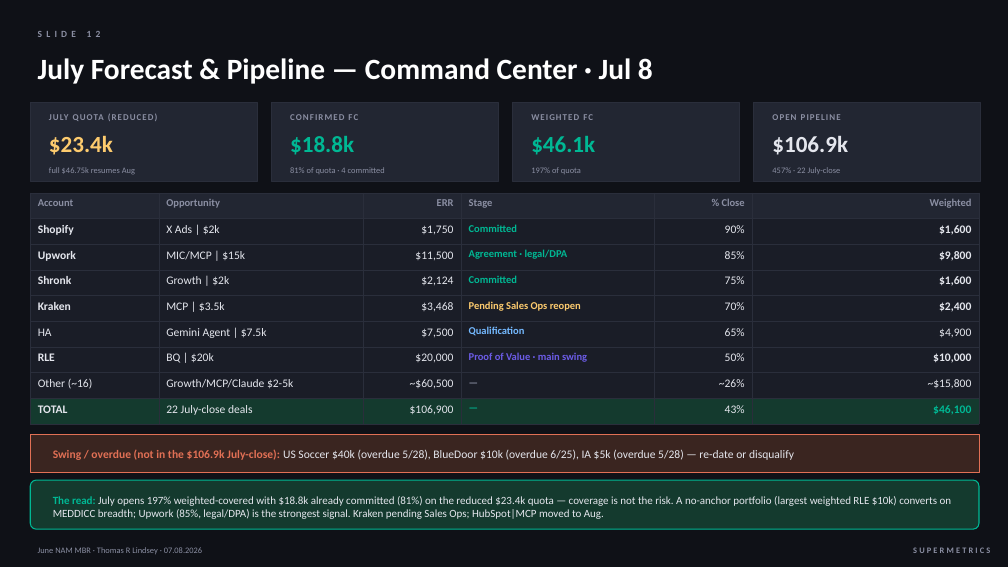
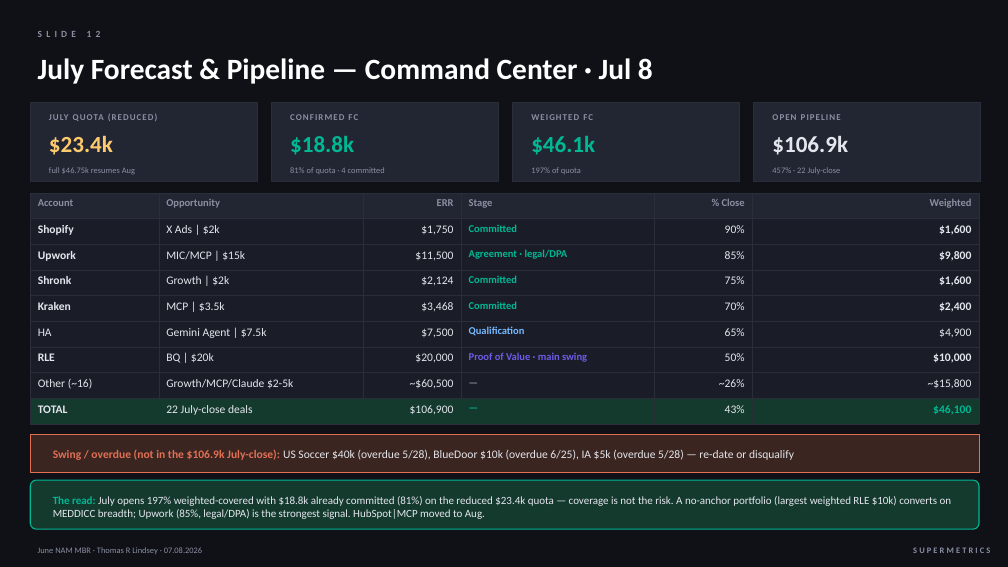
Before and after one commit to thommi2phones/Sales-Coach, a slide deck: slide 12 of June_2026_NAM_MBR.pptx. Drawn at 1008x567 pixels with LibreOffice and Linux fonts; fonts in the diff are those of the drawing. Boxes give left, top, right and bottom in pixels: in the first picture for what was removed or moved away, otherwise in the second. Text is boxed around its words. In the diff, an @@ line names an element or a change of style, - is before the commit and + after.

```diff
--- a/June_2026_NAM_MBR.pptx
+++ b/June_2026_NAM_MBR.pptx
@@ table at (30,193,979,419) @@
-row 5, column 4: Pending Sales Ops reopen
+row 5, column 4: Committed
@@ text at (53,496,952,519): text changed @@
-The read: July opens 197% weighted-covered with $18.8k already committed (81%) on the reduced $23.4k quota — coverage is not the risk. A no-anchor portfolio (largest weighted RLE $10k) converts on MEDDICC breadth; Upwork (85%, legal/DPA) is the strongest signal. Kraken pending Sales Ops; HubSpot|MCP moved to Aug.
+The read: July opens 197% weighted-covered with $18.8k already committed (81%) on the reduced $23.4k quota — coverage is not the risk. A no-anchor portfolio (largest weighted RLE $10k) converts on MEDDICC breadth; Upwork (85%, legal/DPA) is the strongest signal. HubSpot|MCP moved to Aug.
```
Also in this commit, not shown: 1 other slide changed, 1 other file.
